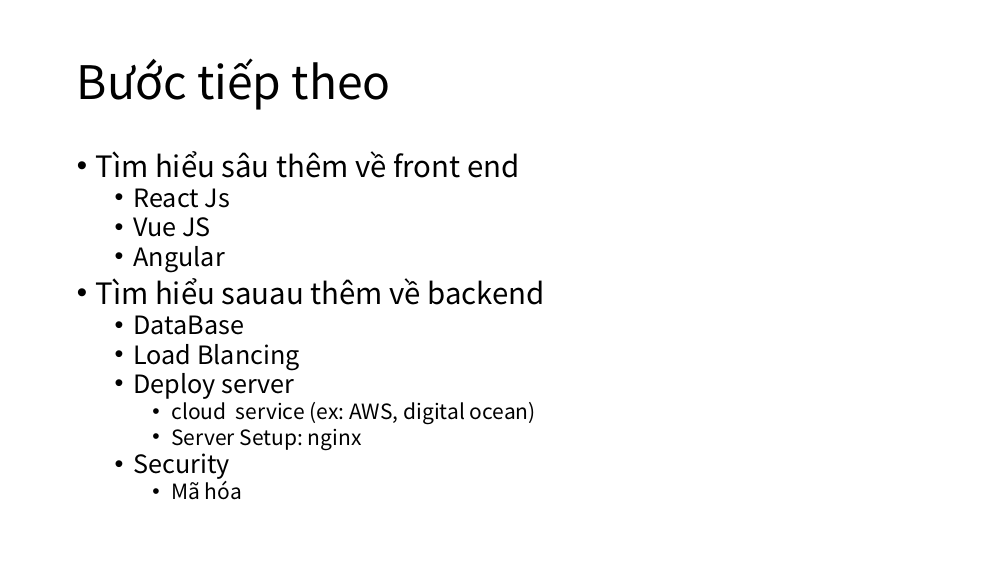
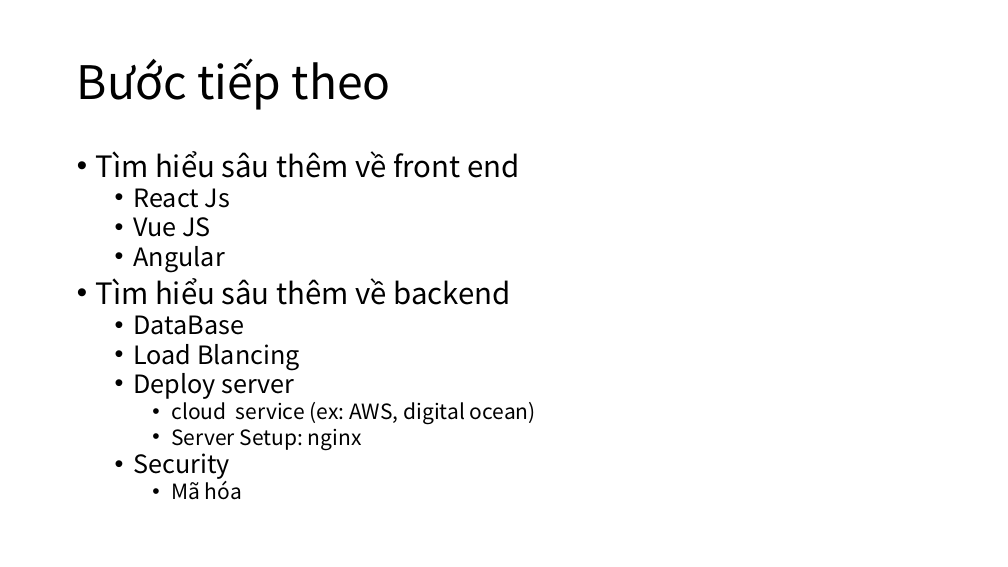
Before and after one commit to makotovnjp/Talent5PythonFlask, a slide deck: slide 7 of doc/Dùng Flask để xây dựng webTuan2.pptx (slide 6 before the commit). Drawn at 1008x567 pixels with LibreOffice and Linux fonts; fonts in the diff are those of the drawing. Boxes give left, top, right and bottom in pixels: in the first picture for what was removed or moved away, otherwise in the second. Text is boxed around its words. In the diff, an @@ line names an element or a change of style, - is before the commit and + after.

```diff
--- a/doc/Dùng Flask để xây dựng webTuan2.pptx
+++ b/doc/Dùng Flask để xây dựng webTuan2.pptx
@@ text at (96,278,510,305): text changed @@
-• Tìm hiểu sauau thêm về backend
+• Tìm hiểu sâu thêm về backend
```
Also in this commit, not shown: 1 slide added, 1 other file.
